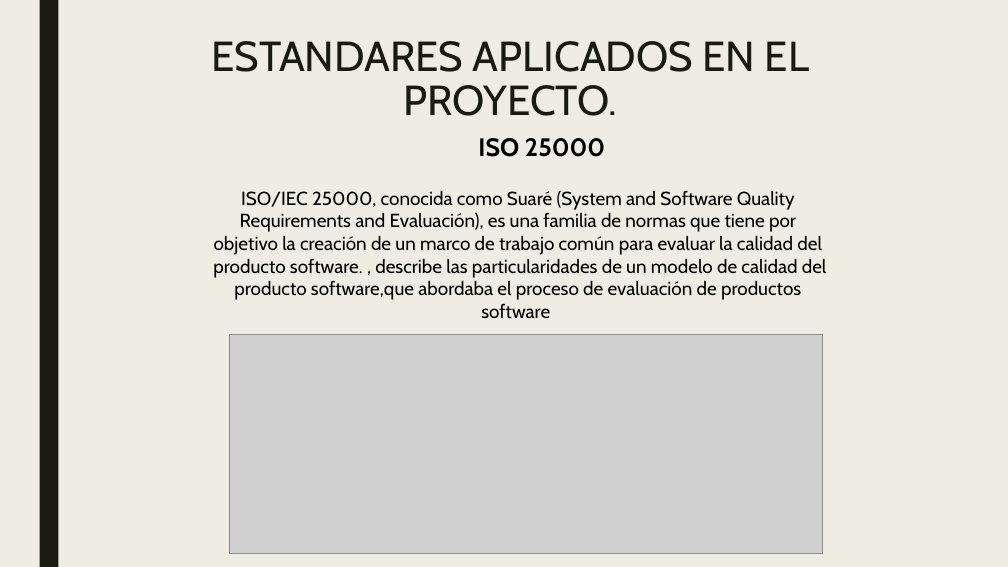
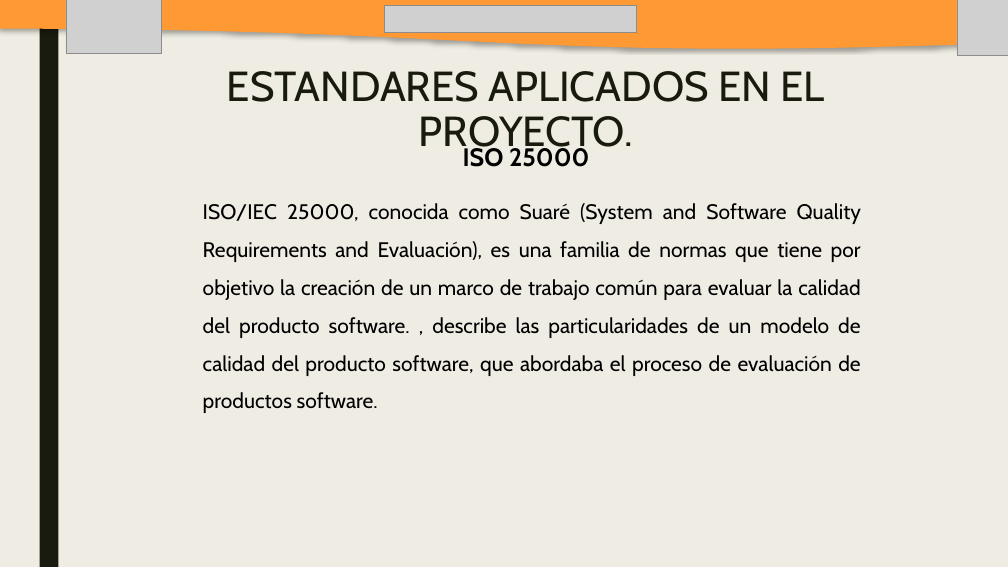
Before and after one commit to SM-ROOT/SM-ROOT, a slide deck: slide 22 of 9°A/Integradora/diapositiva/SM-ROOT_APPMO-SP.pptx (slide 19 before the commit). Drawn at 1008x567 pixels with LibreOffice and Linux fonts; fonts in the diff are those of the drawing; grey boxes stand for pictures. Boxes give left, top, right and bottom in pixels: in the first picture for what was removed or moved away, otherwise in the second. Text is boxed around its words. In the diff, an @@ line names an element or a change of style, - is before the commit and + after.

```diff
--- a/9°A/Integradora/diapositiva/SM-ROOT_APPMO-SP.pptx
+++ b/9°A/Integradora/diapositiva/SM-ROOT_APPMO-SP.pptx
@@ freeform shape added at [0,0,1008,48], fill #FF9933 @@
@@ picture added at [66,0,161,54] @@
@@ picture added at [385,5,636,33] @@
@@ picture added at [957,0,1008,56] @@
@@ title "ESTANDARES APLICADOS EN EL PROYECTO." rewrapped from [211,41,809,116] to [227,71,825,156] @@
@@ text "ISO 25000": place and size @@
-text "ISO 25000" at [478,138,605,157]
+text "ISO 25000" at [463,145,589,167]
@@ text at [203,203,861,413]: text changed; size 18 to 20 pt @@
-ISO/IEC 25000, conocida como Suaré (System and Software Quality
-Requirements and Evaluación), es una familia de normas que tiene por
-objetivo la creación de un marco de trabajo común para evaluar la calidad del
-producto software. , describe las particularidades de un modelo de calidad del
-producto software,que abordaba el proceso de evaluación de productos
-software
+ISO/IEC 25000, conocida como Suaré (System and Software Quality Requirements and Evaluación), es una familia de normas que tiene por objetivo la creación de un marco de trabajo común para evaluar la calidad del producto software. , describe las particularidades de un modelo de calidad del producto software, que abordaba el proceso de evaluación de productos software.
@@ picture removed at [229,335,823,554] @@
```
Also in this commit, not shown: 18 other slides changed, 6 slides added, 4 slides removed, 31 other files.
